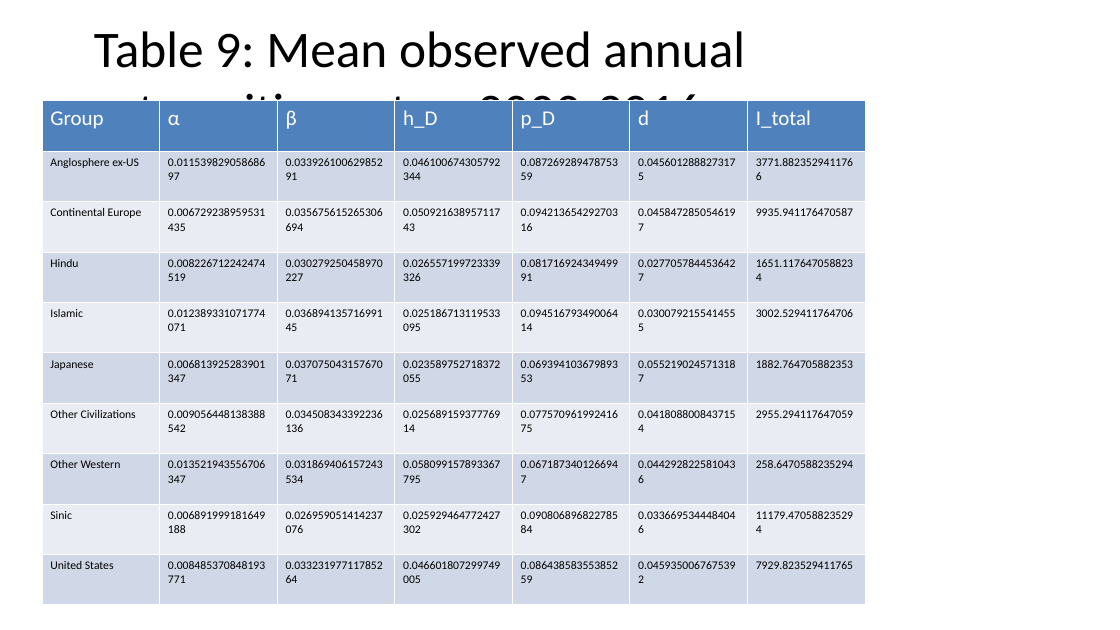
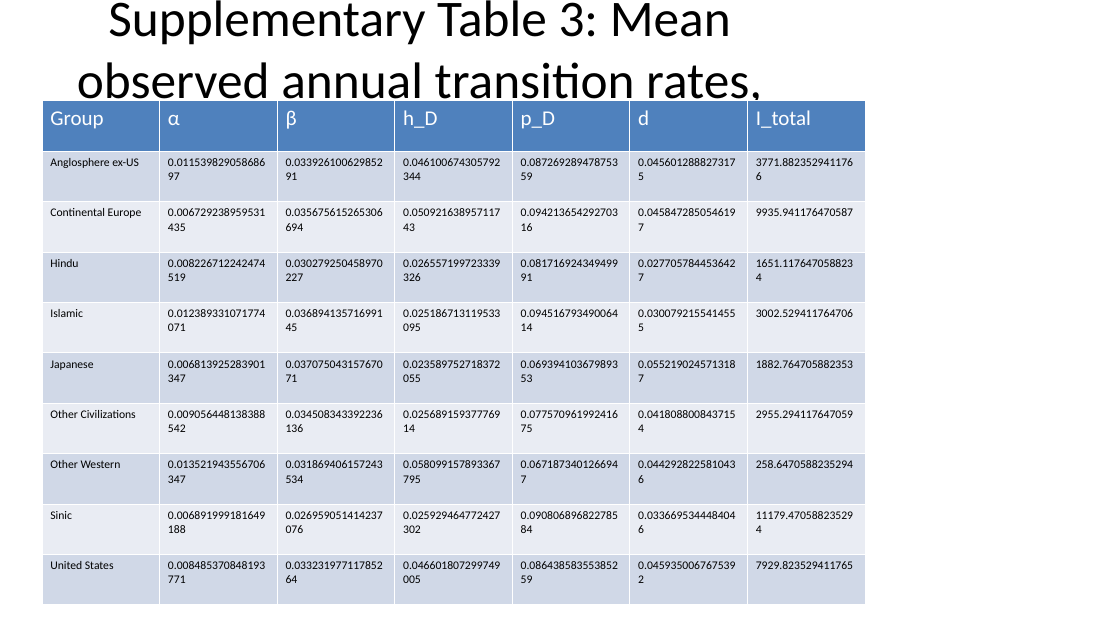
Before and after one commit to bougtoir/medical-accident-its-analysis, a slide deck: slide 20 of researcher_mobility_ode/docs/manuscript_full_article_figures.pptx (slide 19 before the commit). Drawn at 1120x630 pixels with LibreOffice and Linux fonts; fonts in the diff are those of the drawing. Boxes give left, top, right and bottom in pixels: in the first picture for what was removed or moved away, otherwise in the second. Text is boxed around its words. In the diff, an @@ line names an element or a change of style, - is before the commit and + after.

```diff
--- a/researcher_mobility_ode/docs/manuscript_full_article_figures.pptx
+++ b/researcher_mobility_ode/docs/manuscript_full_article_figures.pptx
@@ title at [77,0,762,172]: text changed @@
-Table 9: Mean observed annual transition rates, 2000-2016
+Supplementary Table 3: Mean observed annual transition rates, 2000-2016
```
Also in this commit, not shown: 3 other slides changed, 1 slide added, 15 other files.
